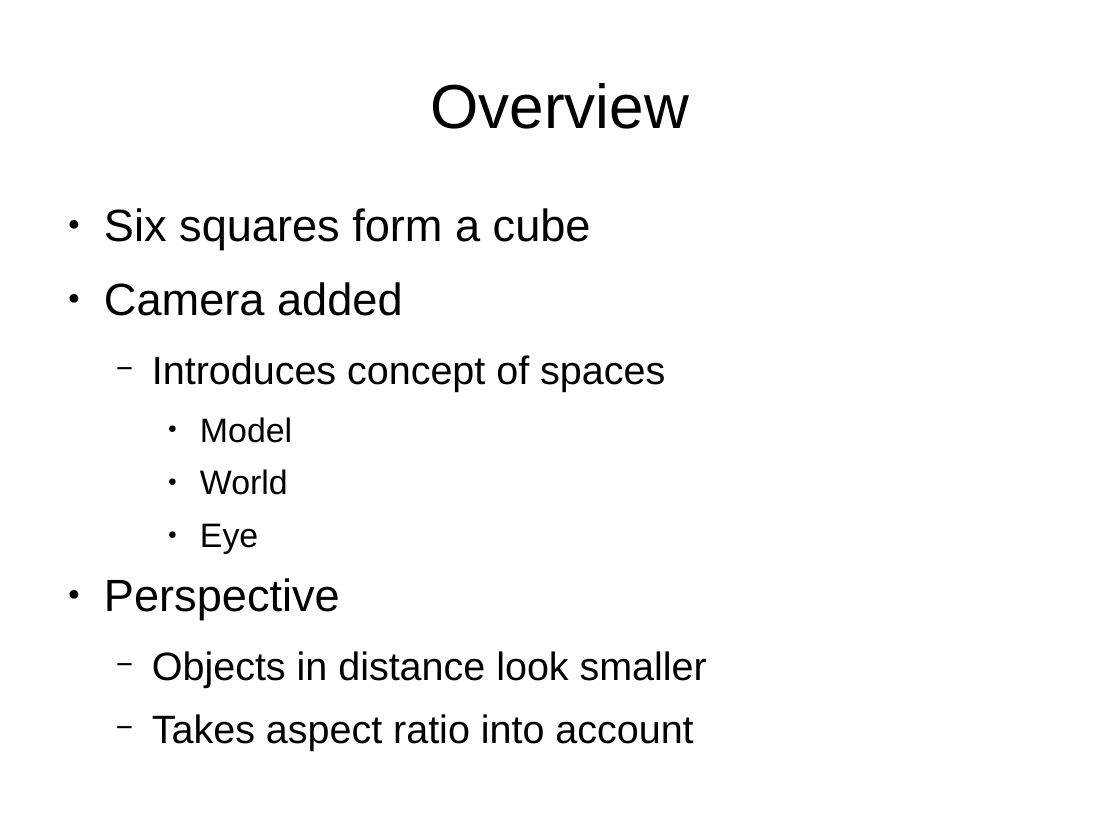
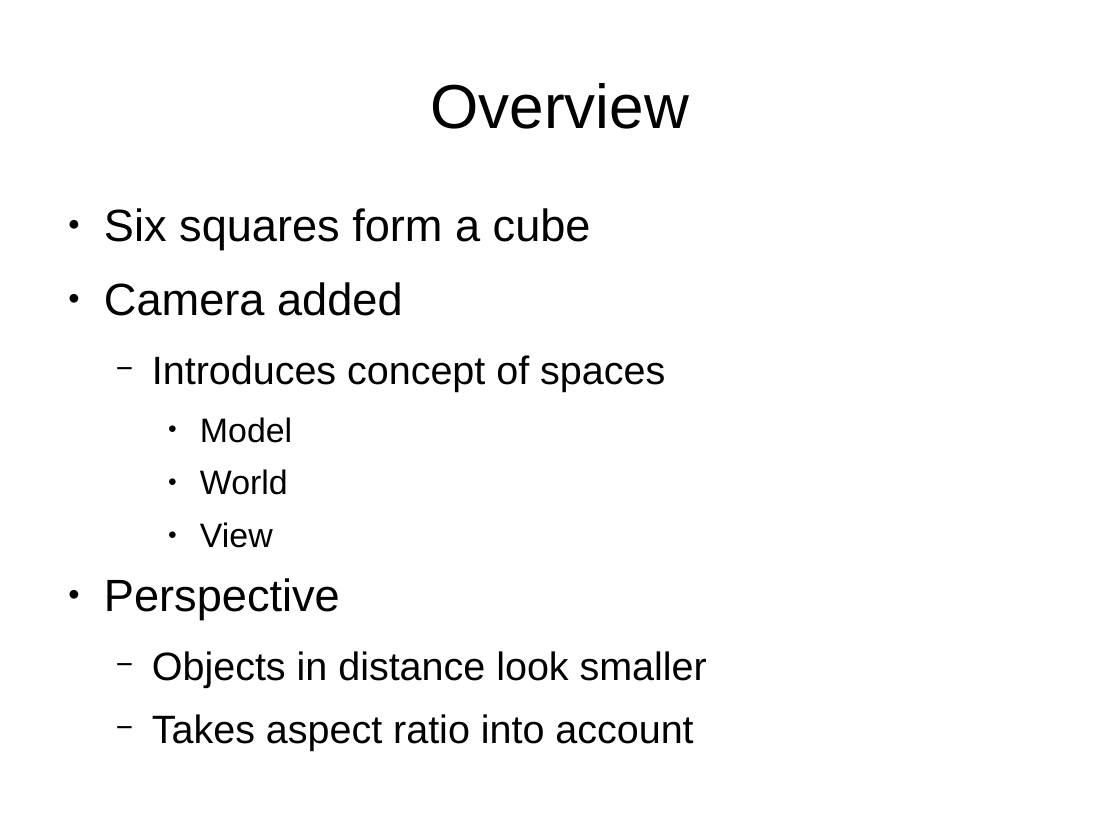
Before and after one commit to jayschwa/3d-opengl-presentation, a slide deck: slide 27 of Slides.odp. Drawn at 1120x840 pixels with LibreOffice and Linux fonts; fonts in the diff are those of the drawing. Boxes give left, top, right and bottom in pixels: in the first picture for what was removed or moved away, otherwise in the second. Text is boxed around its words. In the diff, an @@ line names an element or a change of style, - is before the commit and + after.

```diff
--- a/Slides.odp
+++ b/Slides.odp
@@ text at (200,522,273,548): text changed @@
-    ● Eye
+    ● View
```
Also in this commit, not shown: 1 other slide changed, 5 slides added.
